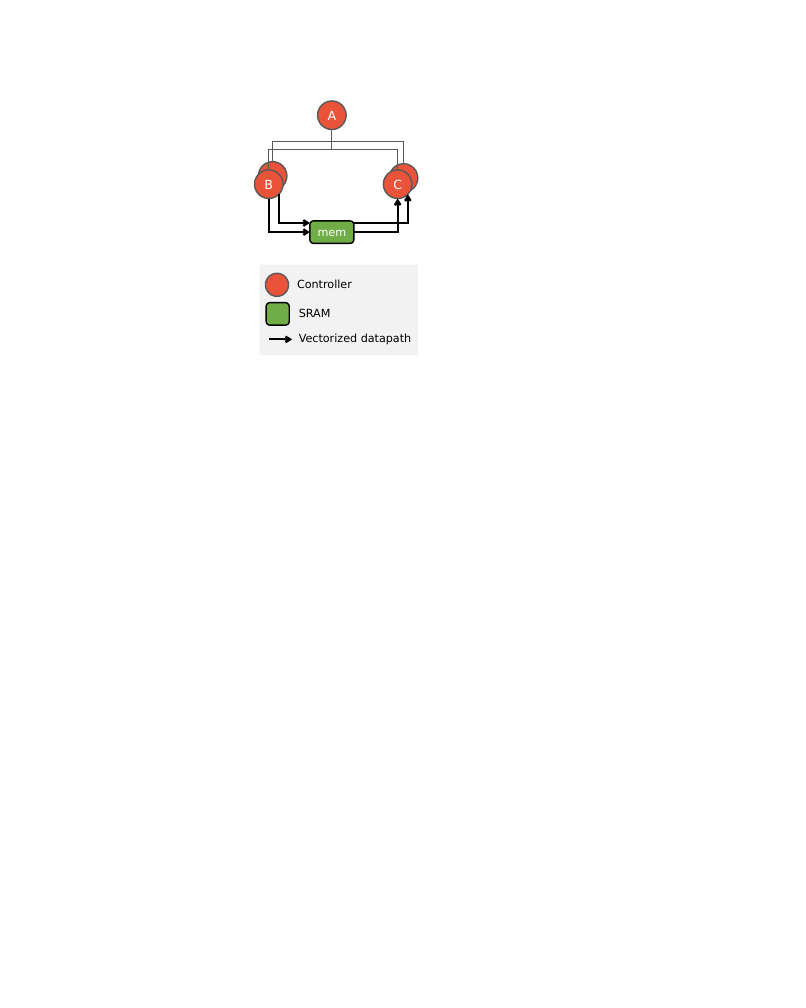
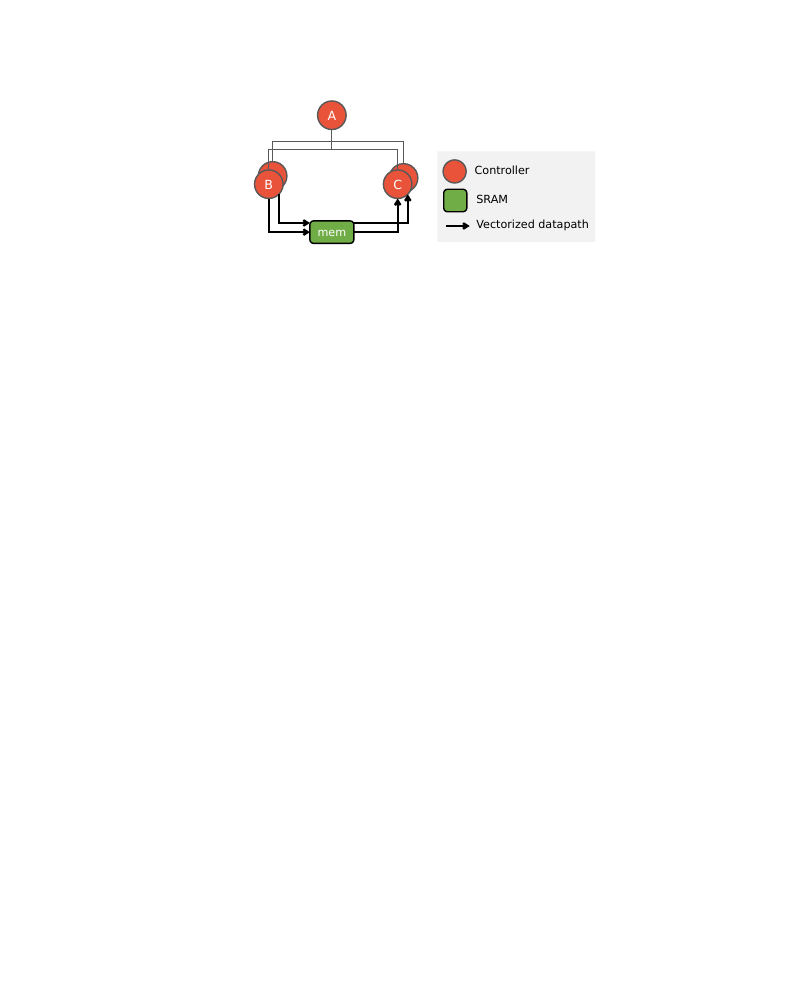
Before and after one commit to yaqiz01/dissertation, a slide deck: slide 7 of figs/figs.pptx. Drawn at 806x1008 pixels with LibreOffice and Linux fonts; fonts in the diff are those of the drawing. Boxes give left, top, right and bottom in pixels: in the first picture for what was removed or moved away, otherwise in the second. Text is boxed around its words. In the diff, an @@ line names an element or a change of style, - is before the commit and + after.

```diff
--- a/figs/figs.pptx
+++ b/figs/figs.pptx
@@ text "Controller": place and size @@
-text "Controller" at box(297, 279, 352, 288)
+text "Controller" at box(475, 166, 530, 174)
@@ 2 texts, 1 rectangle, 1 ellipse, 1 rounded rectangle: place and size @@
-2 texts, 1 rectangle, 1 ellipse, 1 rounded rectangle at box(259, 264, 418, 355)
+2 texts, 1 rectangle, 1 ellipse, 1 rounded rectangle at box(437, 151, 595, 242)
@@ elbow arrow moved from (292, 339) - (269, 339) to (469, 226) - (446, 226) @@
```
Also in this commit, not shown: 11 other files.
